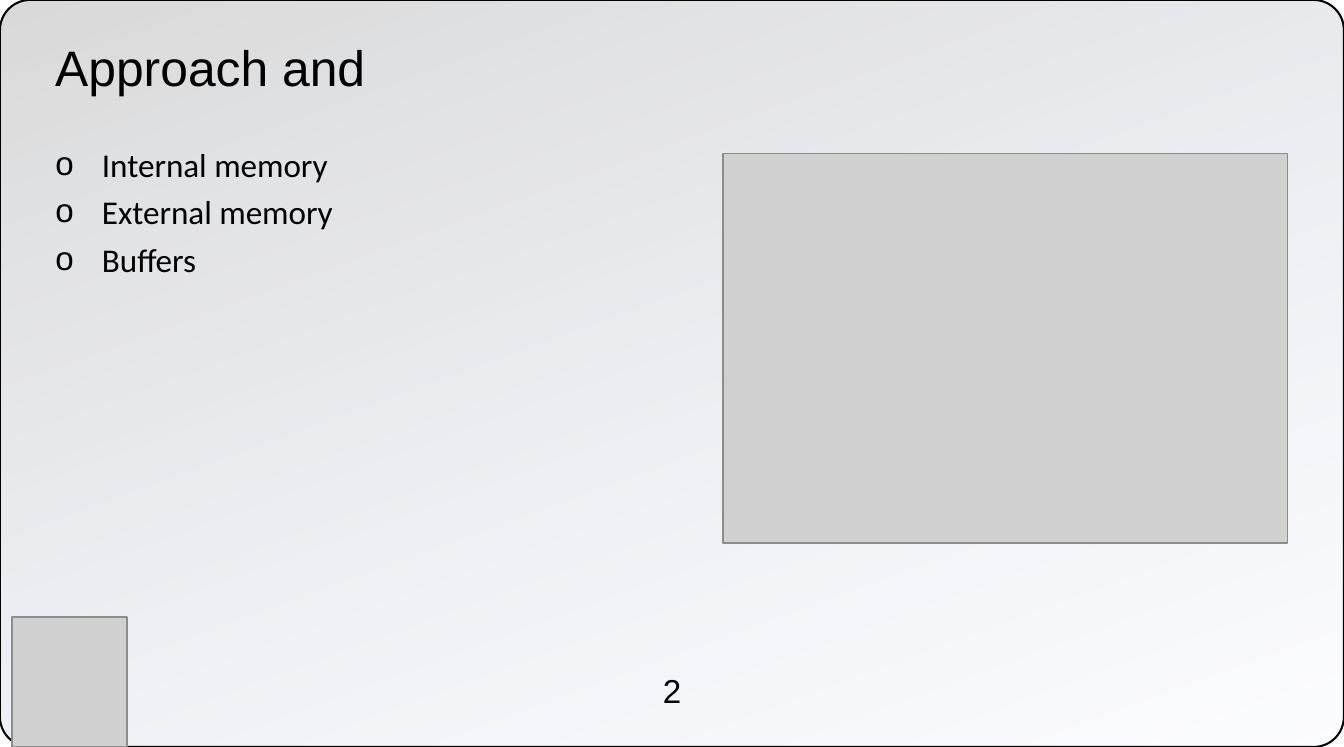
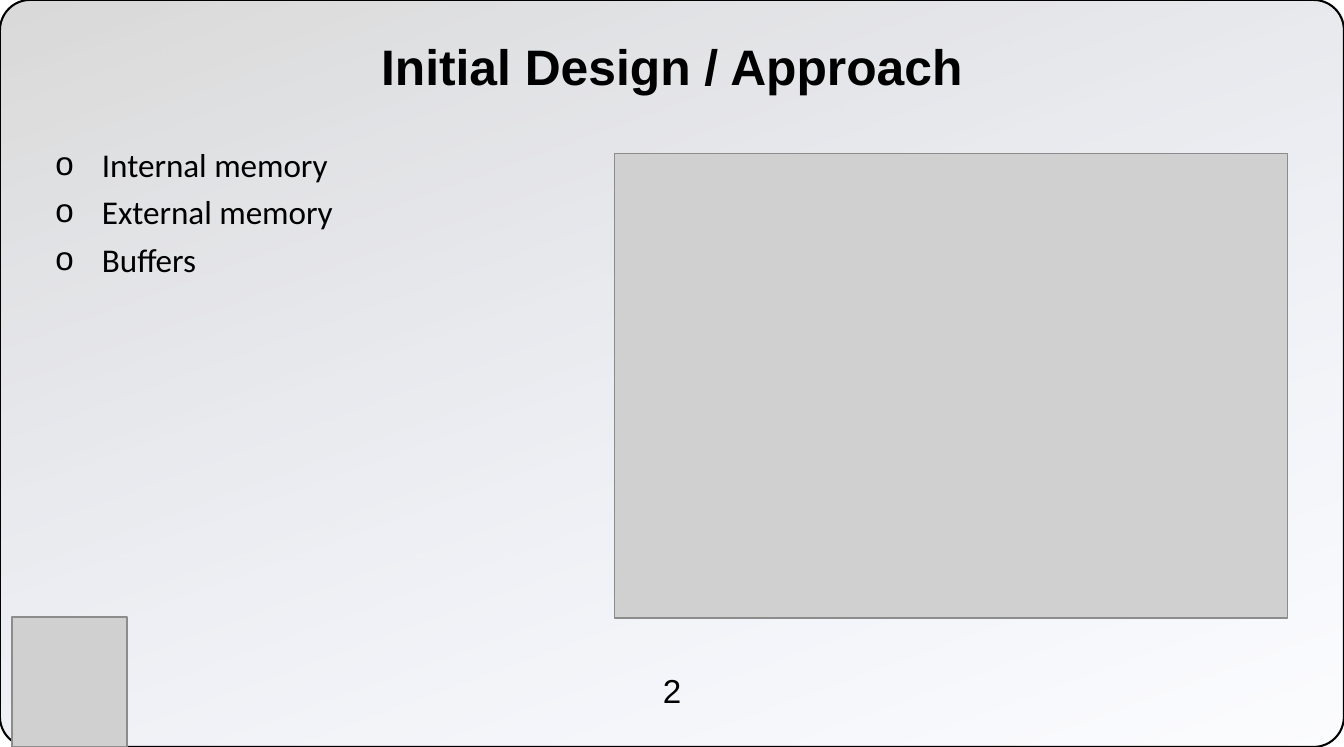
Before and after one commit to m-sabihul-hasan/cs201-s20-final-project-lightning-panthers, a slide deck: slide 2 of Buffer Tree - Poster Presentation.pptx. Drawn at 1344x747 pixels with LibreOffice and Linux fonts; fonts in the diff are those of the drawing; grey boxes stand for pictures; background and template pictures are left out. Boxes give left, top, right and bottom in pixels: in the first picture for what was removed or moved away, otherwise in the second. Text is boxed around its words. In the diff, an @@ line names an element or a change of style, - is before the commit and + after.

```diff
--- a/Buffer Tree - Poster Presentation.pptx
+++ b/Buffer Tree - Poster Presentation.pptx
@@ text at [381, 49, 962, 95]: text changed; bold on @@
-Approach and
+Initial Design / Approach
@@ picture: place and size @@
-picture at [723, 154, 1287, 544]
+picture at [615, 154, 1289, 618]
```
Also in this commit, not shown: 2 other slides changed.
